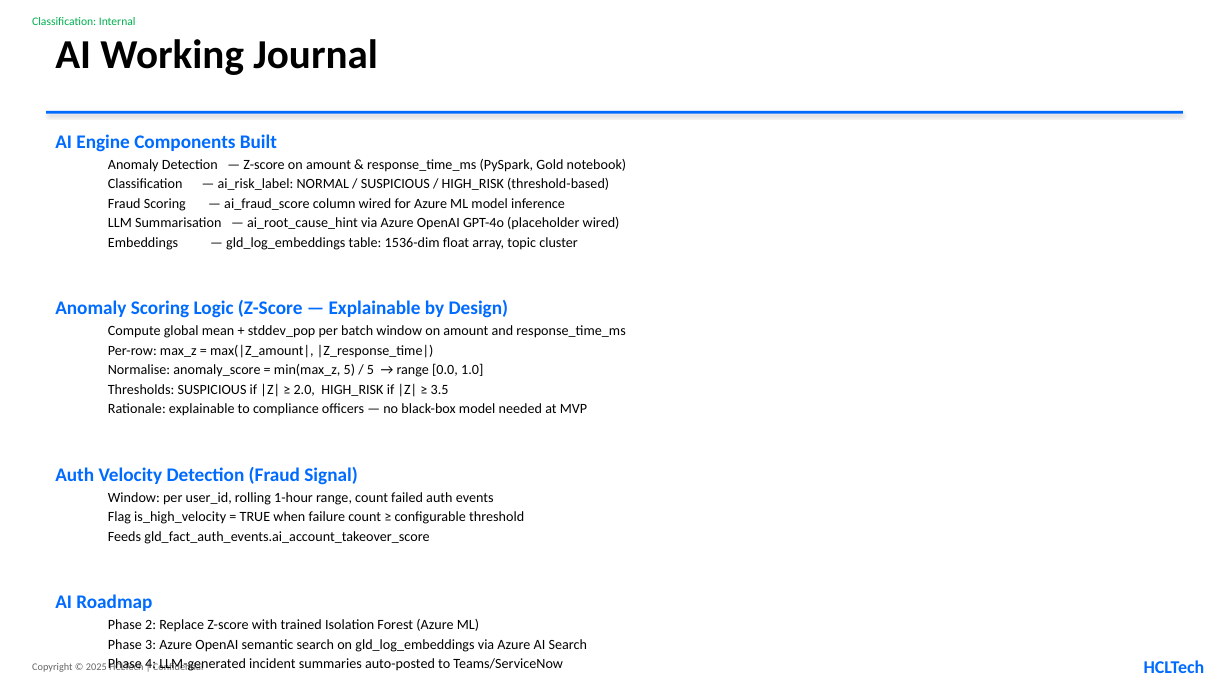
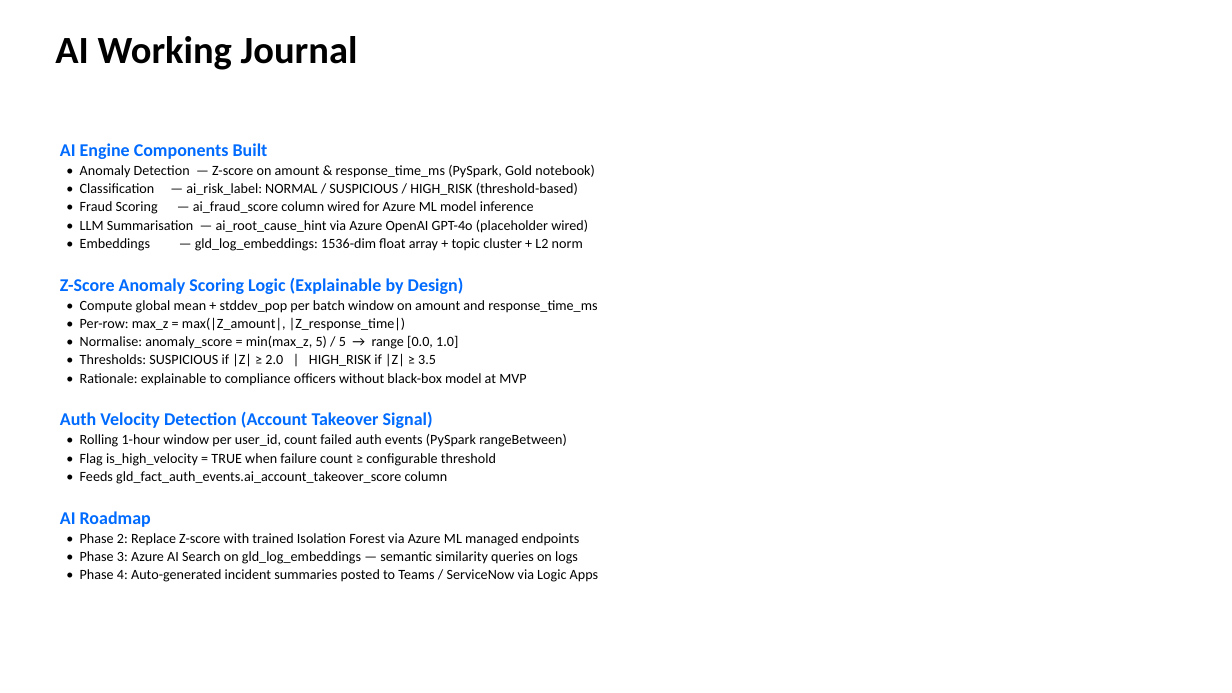
Before and after one commit to koundinyapappu-boop/ai-log-data-platform, a slide deck: slide 6 of docs/AI_Log_Analytics_Platform_HCLTech.pptx. Drawn at 1232x693 pixels with LibreOffice and Linux fonts; fonts in the diff are those of the drawing; background and template pictures are left out. Boxes give left, top, right and bottom in pixels: in the first picture for what was removed or moved away, otherwise in the second. Text is boxed around its words. In the diff, an @@ line names an element or a change of style, - is before the commit and + after.

```diff
--- a/docs/AI_Log_Analytics_Platform_HCLTech.pptx
+++ b/docs/AI_Log_Analytics_Platform_HCLTech.pptx
@@ text removed at (32,17,136,25) @@
-Classification: Internal
@@ text "AI Working Journal" at (55,36,358,70): size 32 to 30 pt @@
@@ rectangle removed at (46,111,1183,114) @@
@@ text "AI Engine Components Built": place and size @@
-text "AI Engine Components Built" at (55,134,627,652)
+text "AI Engine Components Built" at (60,143,599,582)
@@ text at (60,143,268,527): size 15 to 14 pt in "AI Engine Components Built", "AI Roadmap"; less space between paragraphs @@
@@ text at (60,165,597,484): text changed @@
-  Anomaly Detection — Z-score on amount & response_time_ms (PySpark, Gold notebook)
-  Classification — ai_risk_label: NORMAL / SUSPICIOUS / HIGH_RISK (threshold-based)
-  Fraud Scoring — ai_fraud_score column wired for Azure ML model inference
-  LLM Summarisation — ai_root_cause_hint via Azure OpenAI GPT-4o (placeholder wired)
-  Embeddings — gld_log_embeddings table: 1536-dim float array, topic cluster
-Anomaly Scoring Logic (Z-Score — Explainable by Design)
-  Compute global mean + stddev_pop per batch window on amount and response_time_ms
-  Per-row: max_z = max(|Z_amount|, |Z_response_time|)
-  Normalise: anomaly_score = min(max_z, 5) / 5 → range [0.0, 1.0]
-  Thresholds: SUSPICIOUS if |Z| ≥ 2.0, HIGH_RISK if |Z| ≥ 3.5
-  Rationale: explainable to compliance officers — no black-box model needed at MVP
-Auth Velocity Detection (Fraud Signal)
-  Window: per user_id, rolling 1-hour range, count failed auth events
-  Flag is_high_velocity = TRUE when failure count ≥ configurable threshold
-  Feeds gld_fact_auth_events.ai_account_takeover_score
+• Anomaly Detection — Z-score on amount & response_time_ms (PySpark, Gold notebook)
+• Classification — ai_risk_label: NORMAL / SUSPICIOUS / HIGH_RISK (threshold-based)
+• Fraud Scoring — ai_fraud_score column wired for Azure ML model inference
+• LLM Summarisation — ai_root_cause_hint via Azure OpenAI GPT-4o (placeholder wired)
+• Embeddings — gld_log_embeddings: 1536-dim float array + topic cluster + L2 norm
+Z-Score Anomaly Scoring Logic (Explainable by Design)
+• Compute global mean + stddev_pop per batch window on amount and response_time_ms
+• Per-row: max_z = max(|Z_amount|, |Z_response_time|)
+• Normalise: anomaly_score = min(max_z, 5) / 5 → range [0.0, 1.0]
+• Thresholds: SUSPICIOUS if |Z| ≥ 2.0 | HIGH_RISK if |Z| ≥ 3.5
+• Rationale: explainable to compliance officers without black-box model at MVP
+Auth Velocity Detection (Account Takeover Signal)
+• Rolling 1-hour window per user_id, count failed auth events (PySpark rangeBetween)
+• Flag is_high_velocity = TRUE when failure count ≥ configurable threshold
+• Feeds gld_fact_auth_events.ai_account_takeover_score column
@@ text at (80,533,599,582): text changed @@
-  Phase 2: Replace Z-score with trained Isolation Forest (Azure ML)
-  Phase 3: Azure OpenAI semantic search on gld_log_embeddings via Azure AI Search
-  Phase 4: LLM-generated incident summaries auto-posted to Teams/ServiceNow
+• Phase 2: Replace Z-score with trained Isolation Forest via Azure ML managed endpoints
+• Phase 3: Azure AI Search on gld_log_embeddings — semantic similarity queries on logs
+• Phase 4: Auto-generated incident summaries posted to Teams / ServiceNow via Logic Apps
@@ text removed at (32,662,204,672) @@
-Copyright © 2025 HCLTech | Confidential
@@ text removed at (1144,660,1205,673) @@
-HCLTech
```
Also in this commit, not shown: 6 other slides changed, 1 slide added, 1 slide removed.
